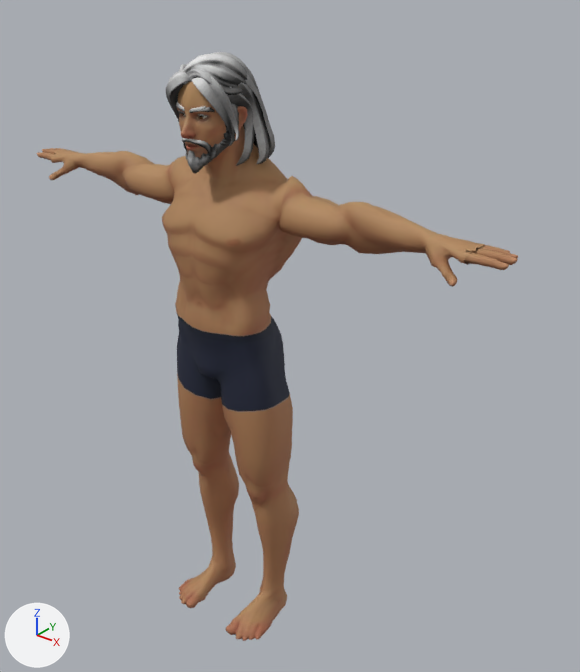
Two versions of the glTF model client/public/models/body-male.glb, one commit apart.
Before and after are seen from a 50 mm lens placed at (1.465, -1.523, 2.026), pointed at (0.119, 0.159, 0.983). Lighting does not change. The marker at lower left points along +X, +Y and +Z. The older version comes first. Vertices at exactly the same position are counted once.

In view in the first picture: 'Beard', 'Body', 'HairLong', 'HairShort' and 1 more.
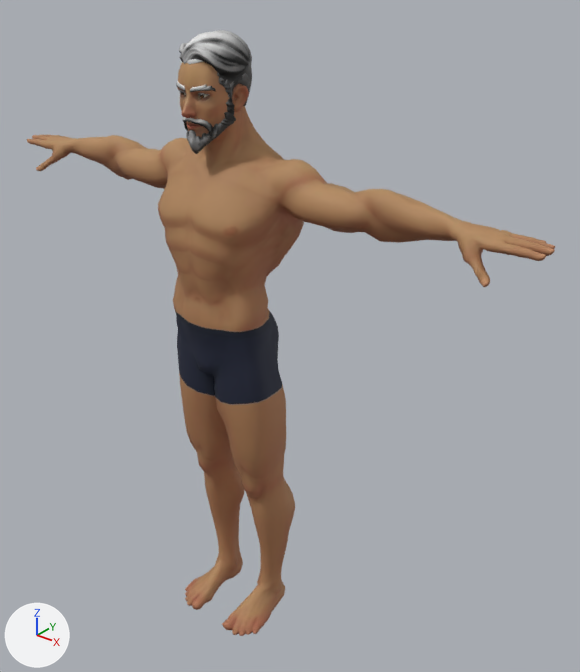
Patch to the scene script:
```diff
--- a/client/public/models/body-male.glb.py
+++ b/client/public/models/body-male.glb.py
@@ me_body @@
 # used by ob_body; location = (0.0, 0.0, 0.0)
-me_body.from_pydata(...)  # 6285 vertices, 12566 faces; spans x -0.83..0.83, y -0.14..0.17, z -0.02..1.76
+me_body.from_pydata(...)  # 6285 vertices, 12566 faces; spans x -0.9..0.9, y -0.13..0.16, z -0.01..1.81
+# me_body part 1: 6285 of 6285 vertices moved; they spanned x -0.83..0.83, y -0.14..0.17, z -0.02..1.76 and now span x -0.9..0.9, y -0.13..0.16, z -0.01..1.81; mean shift (0.0, 0.01, 0.03)
 me_body.materials.append(mat_skin)
@@ me_hairshort @@
 # used by ob_hairshort; location = (0.0, 0.0, 0.0)
-me_hairshort.from_pydata(...)  # 695 vertices, 1301 faces; spans x -0.085..0.09, y -0.083..0.103, z 1.61..1.79
+me_hairshort.from_pydata(...)  # 466 vertices, 830 faces; spans x -0.077..0.077, y -0.083..0.108, z 1.644..1.814
+# me_hairshort part 2: 695 vertices removed from x -0.085..0.09, y -0.083..0.103, z 1.61..1.79; 466 vertices added at x -0.077..0.077, y -0.083..0.108, z 1.644..1.814
 me_hairshort.materials.append(mat_hair1)
@@ me_beard @@
 # used by ob_beard; location = (0.0, 0.0, 0.0)
-me_beard.from_pydata(...)  # 596 vertices, 1034 faces; spans x -0.081..0.081, y -0.103..0.002, z 1.5..1.64
+me_beard.from_pydata(...)  # 596 vertices, 1034 faces; spans x -0.081..0.081, y -0.097..0.008, z 1.55..1.689
+# me_beard part 3: the whole mesh is moved by (0.0, 0.006, 0.05)
 me_beard.materials.append(mat_hair1)
@@ me_hairparted @@
+me_hairparted.from_pydata(...)  # 695 vertices, 1301 faces; spans x -0.085..0.09, y -0.079..0.108, z 1.661..1.84
+me_hairparted.materials.append(mat_hair1)  # picture img_hair1
@@ ob_hairlong @@
-ob_hairlong = bpy.data.objects.new('HairLong', me_hairlong)
-ob_hairlong.location = (0.0, 0.0, 0.0)
@@ ob_hairparted @@
+ob_hairparted = bpy.data.objects.new('HairParted', me_hairparted)
+ob_hairparted.location = (0.0, 0.0, 0.0)
```

Boxes [x1, y1, x2, y2] around the edits, measured in the pictures (580 x 672 px):
'Body', reshaped (10% wider)
    before: [37, 81, 518, 641]
    after: [27, 62, 555, 636]
'HairLong', deleted
    before: [166, 67, 275, 166]
'HairParted', added
    after: [179, 30, 252, 98]
'HairShort', reshaped (mostly hidden afterwards)
    before: [179, 52, 249, 95]
    after: [187, 59, 252, 106]
'Beard', moved, turned
    before: [182, 124, 235, 173]
    after: [182, 98, 236, 154]
